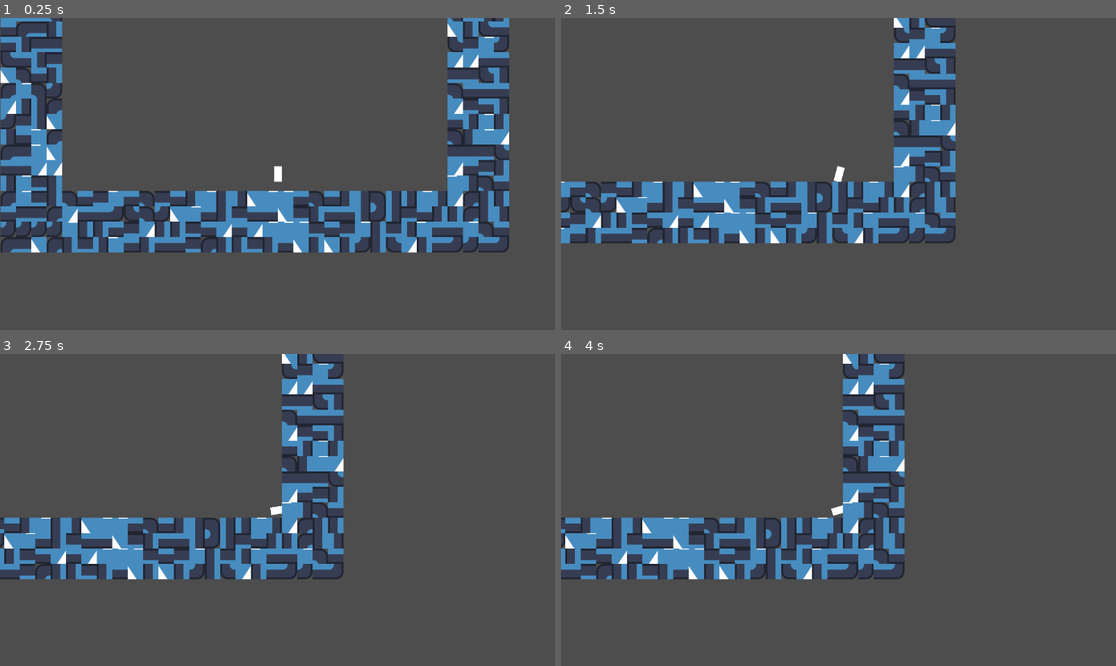
Above: before the commit, frames 1-4 (two rows, left to right).
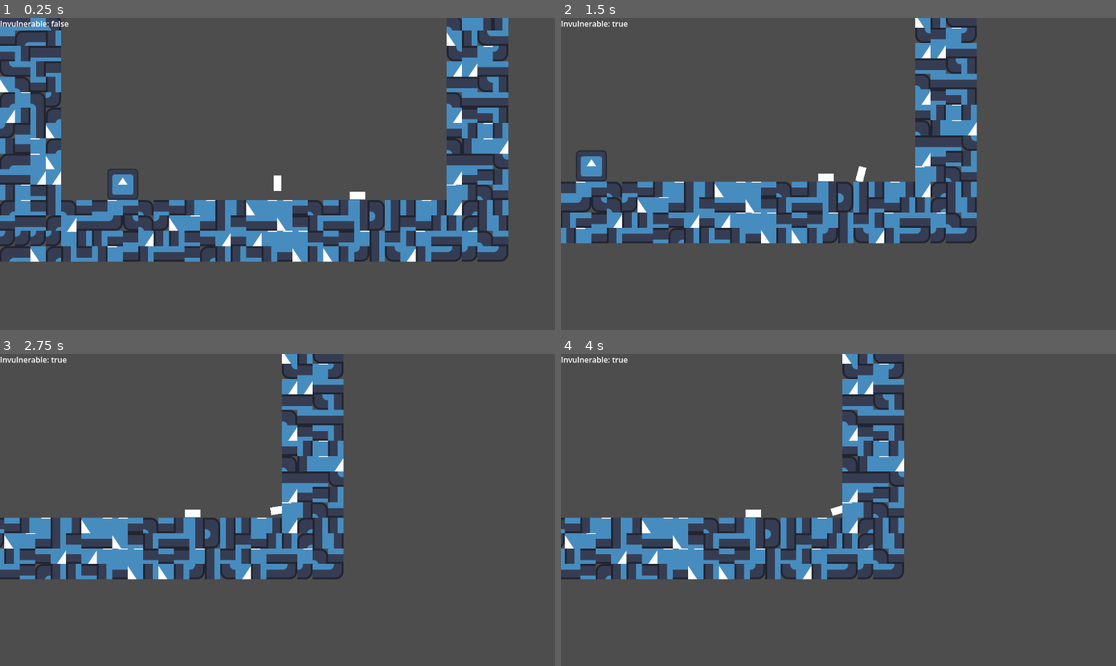
Above: after the commit, the same moments.

Repository: diflouroethane/sidescroller-thing
Game: Godot game, scene res://main.tscn
Same seed, same stepped clock (60 frames per second), same inputs: the game is played once before the commit and once after it. The engine's default icon, where the game draws it, is replaced by a stand-in: a white triangle on a blue panel in a dark square.
Inputs:
- Up to frame 1 (0.25 s): no input
- Up to frame 2 (1.5 s): tap Enter (ui_accept) at 0.5, 0.77 s; hold Space (roll) 0.53-1.28 s; hold D (right) from 0.53 s (still down); tap M (attack) at 0.6 s; tap Space (roll) at 1.35 s
- Up to frame 3 (2.75 s): tap Enter (ui_accept) at 1.52 s; tap M (attack) at 1.55, 2.1 s; release D (right) at 2.03 s; hold A (left) from 2.03 s (still down); hold Space (roll) from 2.03 s (still down)
- Up to frame 4 (4 s): tap Enter (ui_accept) at 2.75, 3.02, 3.77 s; release A (left) at 2.78 s; release Space (roll) at 2.78 s; hold D (right) from 2.78 s (still down); tap Space (roll) at 2.85 s; tap M (attack) at 3.05 s; hold Space (roll) from 3.53 s (still down); tap Alt at 3.6 s

The runs differ from the first frame. In frame 1, 20% of the frame differs, in the area x 0-92%, y 0-79%; in frame 2, 14%; in frame 3, 0.2%; in frame 4, 1.3%.

Commit message:
working on boss, als forgot to commit with the hurt thing too :(

Diff:
--- /dev/null
+++ b/hurt.gd
@@ -0,0 +1,18 @@
+extends Area2D
+
+
+# Called when the node enters the scene tree for the first time.
+func _ready() -> void:
+	pass # Replace with function body.
+
+
+# Called every frame. 'delta' is the elapsed time since the previous frame.
+func _process(_delta: float) -> void:
+	pass
+
+
+func _on_body_entered(body: Node2D) -> void:
+	print("body in group(s) " + str(body.get_groups()))
+	if body is Player && not body.invuln:
+		body.position.x = 0
+		body.position.y = 0
--- /dev/null
+++ b/hurt.tscn
@@ -0,0 +1,19 @@
+[gd_scene load_steps=4 format=3 uid="uid://cw58mdf6ccrxe"]
+
+[ext_resource type="Texture2D" uid="uid://dkcvvvthxnthf" path="res://sliding.png" id="1_66qiw"]
+[ext_resource type="Script" uid="uid://mj88di2jwq81" path="res://hurt.gd" id="1_nv4ma"]
+
+[sub_resource type="RectangleShape2D" id="RectangleShape2D_ep68k"]
+size = Vector2(32, 16)
+
+[node name="Hurt" type="Area2D" groups=["hurt"]]
+script = ExtResource("1_nv4ma")
+
+[node name="Sprite2D" type="Sprite2D" parent="."]
+position = Vector2(0, -8)
+texture = ExtResource("1_66qiw")
+
+[node name="CollisionShape2D" type="CollisionShape2D" parent="."]
+shape = SubResource("RectangleShape2D_ep68k")
+
+[connection signal="body_entered" from="." to="." method="_on_body_entered"]
--- a/main.tscn
+++ b/main.tscn
@@ -1,7 +1,9 @@
-[gd_scene load_steps=5 format=4 uid="uid://m0qcx4ie06x1"]
+[gd_scene format=4 uid="uid://m0qcx4ie06x1"]
 
 [ext_resource type="PackedScene" uid="uid://8eoys2cavq6g" path="res://player.tscn" id="1_ig7tw"]
 [ext_resource type="Texture2D" uid="uid://cqivw2jw2dil4" path="res://icon.svg" id="2_0xm2m"]
+[ext_resource type="PackedScene" uid="uid://cw58mdf6ccrxe" path="res://hurt.tscn" id="3_h2yge"]
+[ext_resource type="PackedScene" uid="uid://20bupuyfp2gl" path="res://swordsman.tscn" id="4_1bvp3"]
 
 [sub_resource type="TileSetAtlasSource" id="TileSetAtlasSource_h2yge"]
 texture = ExtResource("2_0xm2m")
@@ -44,13 +46,17 @@
 physics_layer_0/collision_layer = 1
 sources/0 = SubResource("TileSetAtlasSource_h2yge")
 
-[node name="Main" type="Node2D"]
+[node name="Main" type="Node2D" unique_id=102966716]
 
-[node name="Player" parent="." instance=ExtResource("1_ig7tw")]
+[node name="Player" parent="." unique_id=954652772 instance=ExtResource("1_ig7tw")]
+position = Vector2(1, 0)
 
-[node name="Camera2D" type="Camera2D" parent="Player"]
-position = Vector2(-1, 0)
-
-[node name="TileMapLayer" type="TileMapLayer" parent="."]
+[node name="TileMapLayer" type="TileMapLayer" parent="." unique_id=958329358]
 tile_map_data = PackedByteArray("AAD+/wIAAAACAAEAAAD+/wMAAAABAAMAAAD+/wQAAAABAAEAAAD+/wUAAAACAAAAAAD//wIAAAABAAIAAAD//w …(5680 unchanged characters)…
 tile_set = SubResource("TileSet_1bvp3")
+
+[node name="Hurt" parent="." unique_id=1801091980 instance=ExtResource("3_h2yge")]
+position = Vector2(167, 55)
+
+[node name="Swordsman" parent="." unique_id=394240687 instance=ExtResource("4_1bvp3")]
+position = Vector2(-320, 31)
--- a/player.gd
+++ b/player.gd
@@ -16,6 +16,8 @@
 var dirs: Dictionary = {"UP": "Up", "LEFT": "Left", "RIGHT": "Right"}
 var loc:  String = "Up"
 
+@onready var debug_label = $Camera2D/CanvasLayer/DebugLabel
+
 enum states {
 	IDLE,
 	RUN,
@@ -28,10 +30,11 @@
 
 @onready var slash: PackedScene = load("uid://b70go1gmhi1sw")
 
-#func is_sliding()->bool:
-	#return (state == states.SLIDE)
+func is_rolling()->bool:
+	return (state == states.ROLL)
 
 func _physics_process(delta: float) -> void:
+	print_info()
 	# Add the gravity.
 	if not is_on_floor():
 		velocity += get_gravity() * delta
@@ -49,7 +52,7 @@
 	if Input.is_action_just_pressed("up"):
 		loc = dirs["UP"]
 
-	if Input.is_action_just_pressed("attack") and can_attack:
+	if Input.is_action_just_pressed("attack") and can_attack and not is_rolling():
 		var a: Slash = slash.instantiate()
 		if loc == dirs["LEFT"]:
 			a.get_node("Texture").flip_h = true
@@ -75,11 +78,13 @@
 
 func state_logic(_delta: float) -> void:
 	if state == states.ROLL:
+		invuln = true
 		$Animation.play("rolling")
 		pass
 		#$walking.disabled = true
 		#$sliding.disabled = false
 	else:
+		invuln = false
 		$Animation.play("walking")
 		#$sliding.disabled = true
 		$walking.disabled = false
@@ -90,3 +95,6 @@
 
 func _on_animation_finished() -> void:
 	state = states.IDLE
+
+func print_info() -> void:
+	debug_label.text = "Invulnerable: " + str(invuln)
--- a/player.tscn
+++ b/player.tscn
@@ -107,7 +107,7 @@
 [sub_resource type="RectangleShape2D" id="RectangleShape2D_onrkg"]
 size = Vector2(16, 32)
 
-[node name="Player" type="CharacterBody2D"]
+[node name="Player" type="CharacterBody2D" groups=["player"]]
 script = ExtResource("1_onrkg")
 
 [node name="Animation" type="AnimatedSprite2D" parent="."]
@@ -132,4 +132,13 @@
 position = Vector2(0, -32)
 rotation = -1.5707964
 
+[node name="Camera2D" type="Camera2D" parent="."]
+position_smoothing_enabled = true
+
+[node name="CanvasLayer" type="CanvasLayer" parent="Camera2D"]
+
+[node name="DebugLabel" type="Label" parent="Camera2D/CanvasLayer"]
+offset_right = 40.0
+offset_bottom = 23.0
+
 [connection signal="animation_finished" from="Animation" to="." method="_on_animation_finished"]
--- a/project.godot
+++ b/project.godot
@@ -8,16 +8,28 @@
 
 config_version=5
 
+[animation]
+
+compatibility/default_parent_skeleton_in_mesh_instance_3d=true
+
 [application]
 
 config/name="sidescroller-thing"
 run/main_scene="uid://m0qcx4ie06x1"
-config/features=PackedStringArray("4.5", "Forward Plus")
+config/features=PackedStringArray("4.6", "Forward Plus")
 config/icon="res://icon.svg"
 
 [editor_plugins]
 
 enabled=PackedStringArray("res://addons/godot_super-wakatime/plugin.cfg")
+
+[global_group]
+
+hurt=""
+playerAttack=""
+player=""
+oss=""
+boss=""
 
 [input]
 
@@ -68,3 +80,7 @@
 "events": [Object(InputEventKey,"resource_local_to_scene":false,"resource_name":"","device":-1,"window_id":0,"alt_press …(191 unchanged characters)…
 ]
 }
+
+[rendering]
+
+textures/canvas_textures/default_texture_filter=0
--- a/slash.tscn
+++ b/slash.tscn
@@ -56,7 +56,7 @@
 [sub_resource type="RectangleShape2D" id="RectangleShape2D_twb2h"]
 size = Vector2(32, 32)
 
-[node name="Slash" type="Area2D"]
+[node name="Slash" type="Area2D" groups=["playerAttack"]]
 script = ExtResource("1_tocf0")
 
 [node name="Texture" type="AnimatedSprite2D" parent="."]
--- /dev/null
+++ b/swordsman.gd
@@ -0,0 +1,31 @@
+extends Area2D
+
+enum states {
+	WALK,
+	ATTACK,
+	CHARGE_ATTACK,
+	REST
+}
+var state: states = states.REST
+
+var velocity: Vector2 = Vector2.ZERO
+
+# Called when the node enters the scene tree for the first time.
+func _ready() -> void:
+	pass # Replace with function body.
+
+
+# Called every frame. 'delta' is the elapsed time since the previous frame.
+func _process(_delta: float) -> void:
+	match state:
+		states.WALK:
+			pass
+		states.ATTACK:
+			pass
+		states.CHARGE_ATTACK:
+			pass
+		states.REST:
+			pass
+
+func state_change(st: states) -> void:
+	state = st
--- /dev/null
+++ b/swordsman.tscn
@@ -0,0 +1,28 @@
+[gd_scene format=3 uid="uid://20bupuyfp2gl"]
+
+[ext_resource type="Script" uid="uid://hux2e6jvgtn7" path="res://swordsman.gd" id="1_fb5tu"]
+[ext_resource type="Texture2D" uid="uid://cqivw2jw2dil4" path="res://icon.svg" id="1_os08l"]
+
+[sub_resource type="SpriteFrames" id="SpriteFrames_fb5tu"]
+animations = [{
+"frames": [{
+"duration": 1.0,
+"texture": ExtResource("1_os08l")
+}],
+"loop": true,
+"name": &"default",
+"speed": 5.0
+}]
+
+[sub_resource type="RectangleShape2D" id="RectangleShape2D_os08l"]
+size = Vector2(128, 128)
+
+[node name="Swordsman" type="Area2D" unique_id=2044713128]
+scale = Vector2(0.5, 0.5)
+script = ExtResource("1_fb5tu")
+
+[node name="AnimatedSprite2D" type="AnimatedSprite2D" parent="." unique_id=708825983]
+sprite_frames = SubResource("SpriteFrames_fb5tu")
+
+[node name="CollisionShape2D" type="CollisionShape2D" parent="." unique_id=1251469965]
+shape = SubResource("RectangleShape2D_os08l")
Not shown, added: hurt.gd.uid
Not shown, added: swordsman.gd.uid
